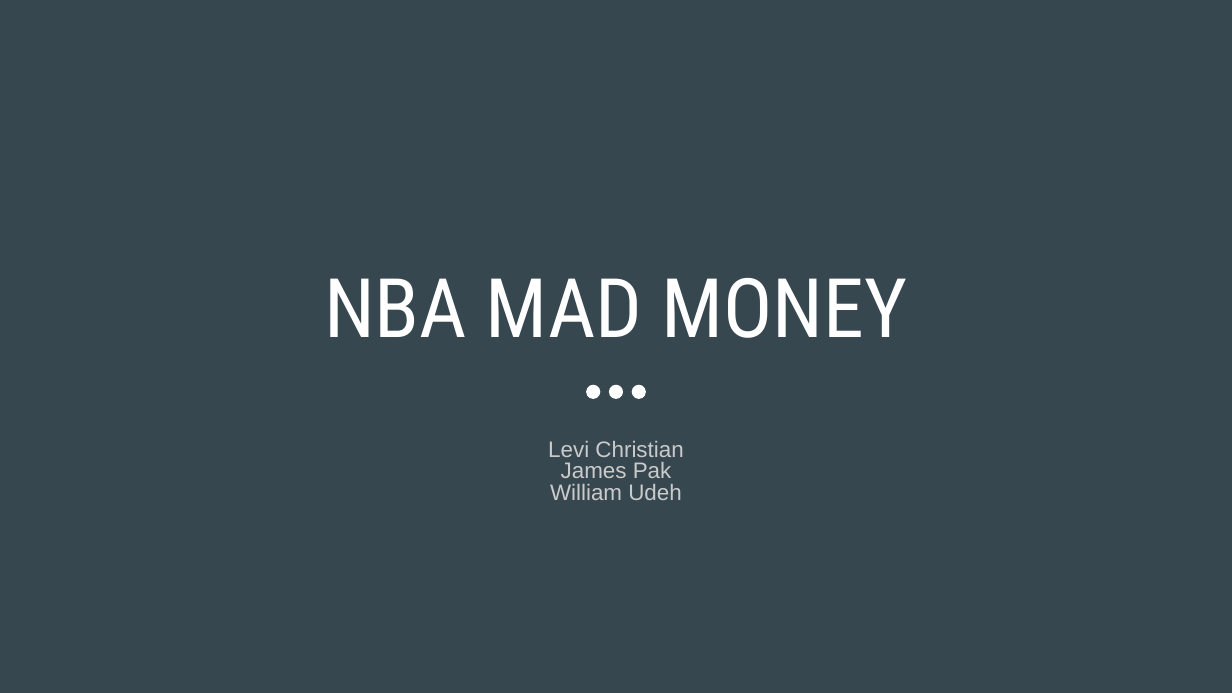
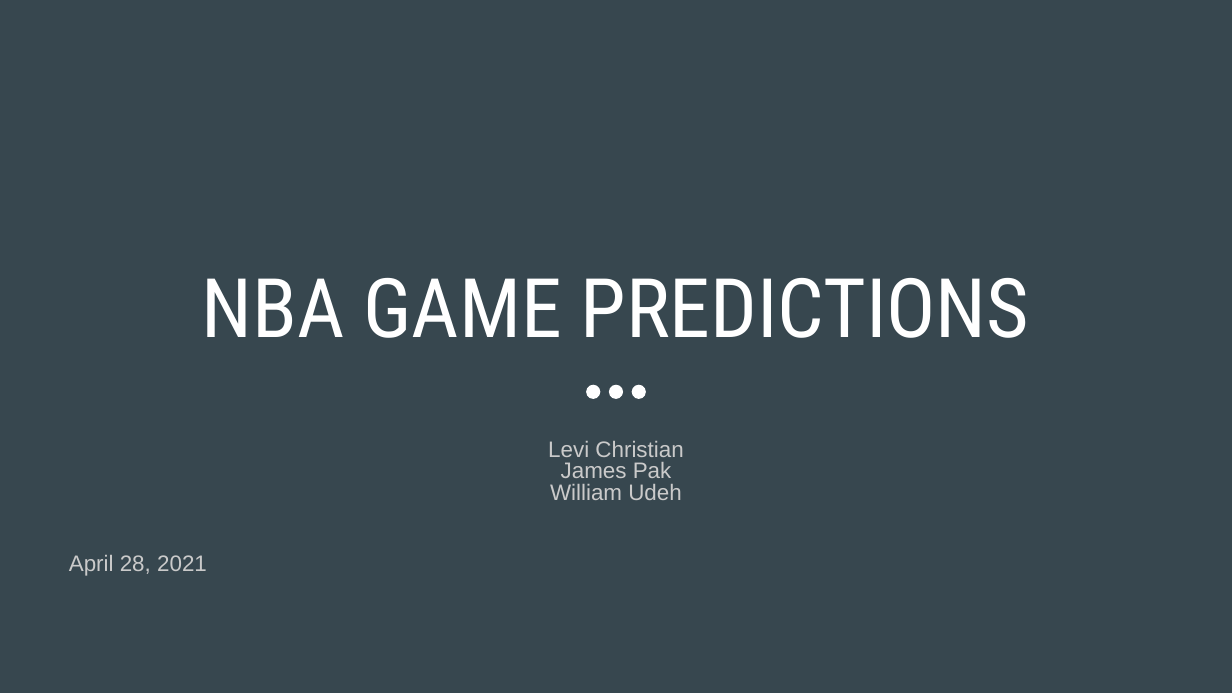
Before and after one commit to lchristij/NBA-ML-Project, a slide deck: slide 1 of NBA MAD MONEY.pptx. Drawn at 1232x693 pixels with LibreOffice and Linux fonts; fonts in the diff are those of the drawing. Boxes give left, top, right and bottom in pixels: in the first picture for what was removed or moved away, otherwise in the second. Text is boxed around its words. In the diff, an @@ line names an element or a change of style, - is before the commit and + after.

```diff
--- a/NBA MAD MONEY.pptx
+++ b/NBA MAD MONEY.pptx
@@ title at (202,278,1030,338): text changed @@
-NBA MAD MONEY
+NBA GAME PREDICTIONS
@@ text added at (69,555,207,576), 13.1 pt, text #CACACA @@
+April 28, 2021
```
Also in this commit, not shown: 3 other slides changed.
